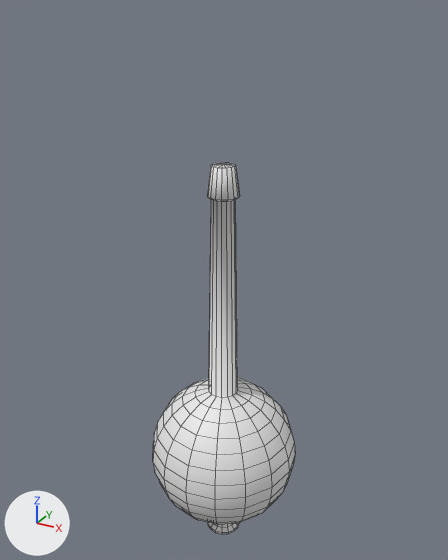
What one commit did to the FBX model Ramayan/Assets/Ramayan/Models/Hanuman/ClubMace.fbx.
One viewpoint serves both versions: a 50 mm camera at (0.442, -0.802, 0.936) aimed at (-0.013, 0.026, 0.522). Lighting does not change. The marker at lower left points along +X, +Y and +Z. Mesh edges are drawn as thin lines.

Script lines for the objects in view, before the commit:
```python
me_sphere = bpy.data.meshes.new('Sphere')
me_sphere.from_pydata(...)  # 450 vertices, 464 faces; spans x -0.13..0.13, y -0.13..0.13, z 0.0..0.723
ob_clubmace = bpy.data.objects.new('ClubMace', me_sphere)
ob_clubmace.location = (0.0, 0.0, 0.0)
```
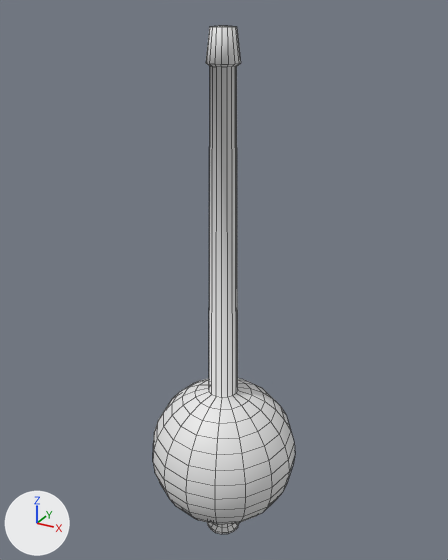
The newer file is also rescaled (x1.174) as a whole; pictures and numbers use the older file's frame.

Location of each change, (x1, y1, x2, y2) in pixels of the pictures (448 x 560 px; the box of a moved part takes in the faces that stretch with it):
'ClubMace', reshaped (37% taller): before (153, 163, 295, 534); after (153, 26, 295, 534)
part 1 of me_sphere, moved or reshaped: before (207, 163, 239, 398); after (206, 26, 241, 398)

Edits to the bpy script that builds the scene:
```text
Change me_sphere:
    where me_sphere.from_pydata(...)  # 450 vertices, 464 faces; spans x -0.13..0.13, y -0.13..0.13, z 0.0..0.723
    used by ob_clubmace; location = (0.0, 0.0, 0.0)
    me_sphere part 1: all 49 vertices in x -0.025..0.025, y -0.025..0.025, z 0.671..0.723 are moved by (0.0, 0.0, 0.191)
```
